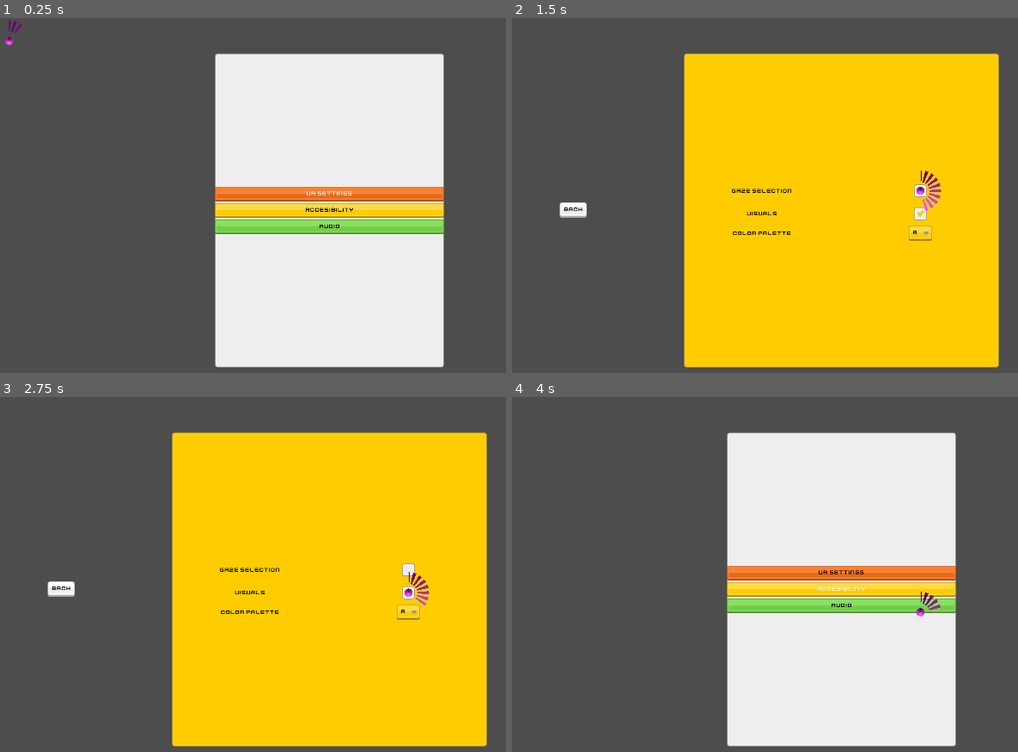
Above: before the commit, frames 1-4 (two rows, left to right).
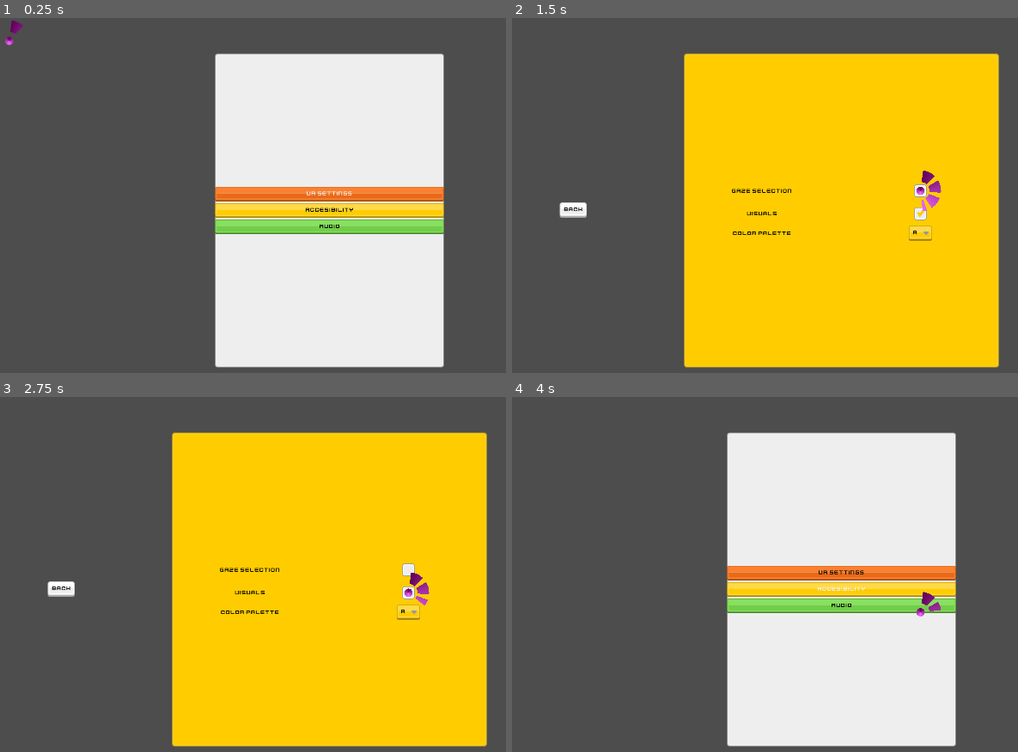
Above: after the commit, the same moments.

Repository: surreal6/godot_procedural_ui
Game: Godot game, scene res://main_menu.tscn
The game is run twice, just before and just after one commit, with the same random seed, the same clock (stepped at 60 frames per second) and the same inputs.
Inputs (mouse positions are in pixels of both pictures, inside the frame that each line leads up to):
- Up to frame 1 (0.25 s): no input
- Up to frame 2 (1.5 s): click "Accesibility" at 0.5 s; click (921, 191) at 1.27 s
- Up to frame 3 (2.75 s): click (409, 592) at 2.02 s
- Up to frame 4 (4 s): click "A" at 2.75 s; click "Back" at 3.5 s

The runs differ from the first frame. In frame 1, less than 0.1% of the frame differs, in the area x 1-5%, y 0-5%; in frame 2, 0.2%, in the area x 80-85%, y 42-55%; in frame 3, 0.1%; in frame 4, less than 0.1%.

Commit message:
Update main_menu.tscn

Diff:
--- a/main_menu.tscn
+++ b/main_menu.tscn
@@ -14,10 +14,10 @@
 [sub_resource type="ShaderMaterial" id="ShaderMaterial_o0e6p"]
 shader = ExtResource("3_uyke3")
 shader_parameter/value = 0.718
-shader_parameter/segments = 20
+shader_parameter/segments = 7
 shader_parameter/radius = 0.45
 shader_parameter/hollow_radius = 0.195
-shader_parameter/margin = 0.482
+shader_parameter/margin = 0.287
 shader_parameter/rotation = -1.0
 shader_parameter/progress_rotation = -1.0
 shader_parameter/use_value_gradient = false
